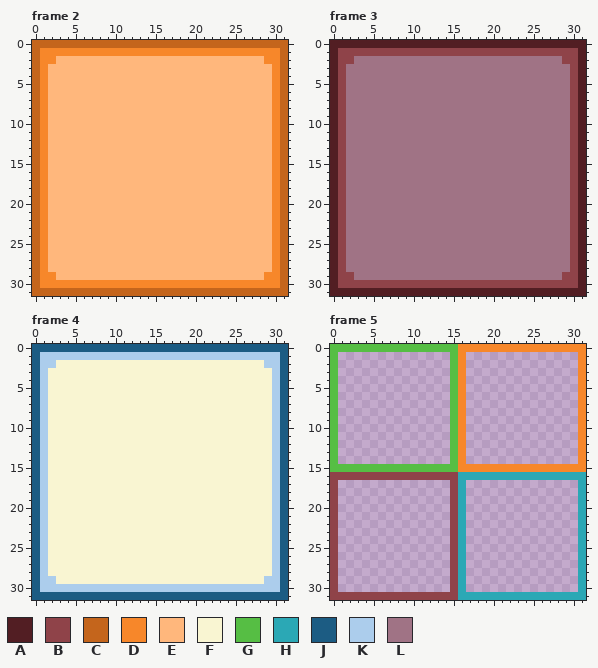
Two states of a pixel-art file, Project Games/Project Mini Farm Simulator/Aseprite/basic UI/Background_UI.aseprite. Above, as it was before the edit.
32x32 pixels, 6 frames. Shown: frame 2, frame 3, frame 4, frame 5.
Palette (. is transparent): A #521e23  B #8f4349  C #c4651c  D #f7872a  E #ffb77c  F #f9f5d2  G #56be44  H #2ba8b5  J #1c5c83  K #accdec  L #a07385
The result:
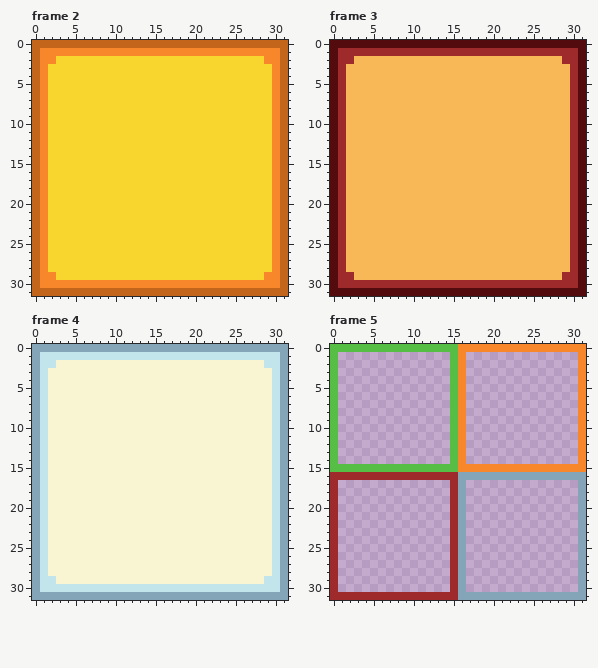
What changed:
@@ palette @@
-A #521e23
+A #540b0e
-B #8f4349
+B #9e2a2b
-E #ffb77c
+E #f9d62e
-J #1c5c83
+J #84a5b8
-K #accdec
+K #c1e5ea
-L #a07385
+L #f9b857
--- frame 5
@@ x 14..31 @@
 15 GGDDDDDDDDDDDDDDDD
-16 BBHHHHHHHHHHHHHHHH
-17 .BH..............H
-18 .BH..............H
-19 .BH..............H
-20 .BH..............H
-21 .BH..............H
-22 .BH..............H
-23 .BH..............H
-24 .BH..............H
-25 .BH..............H
-26 .BH..............H
-27 .BH..............H
-28 .BH..............H
-29 .BH..............H
-30 .BH..............H
-31 BBHHHHHHHHHHHHHHHH
+16 BBJJJJJJJJJJJJJJJJ
+17 .BJ..............J
+18 .BJ..............J
+19 .BJ..............J
+20 .BJ..............J
+21 .BJ..............J
+22 .BJ..............J
+23 .BJ..............J
+24 .BJ..............J
+25 .BJ..............J
+26 .BJ..............J
+27 .BJ..............J
+28 .BJ..............J
+29 .BJ..............J
+30 .BJ..............J
+31 BBJJJJJJJJJJJJJJJJ
Pixel boxes of the changes (left, top, right, bottom) in both pictures:
changed: (48, 56, 272, 280)
changed: (330, 40, 586, 296)
changed: (32, 344, 288, 600)
changed: (330, 472, 586, 600)
